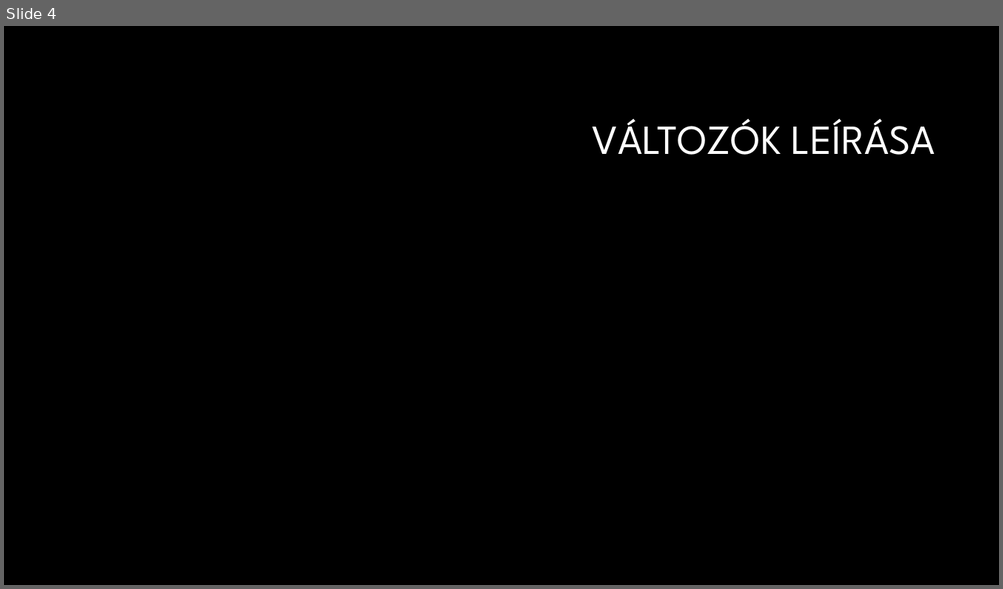
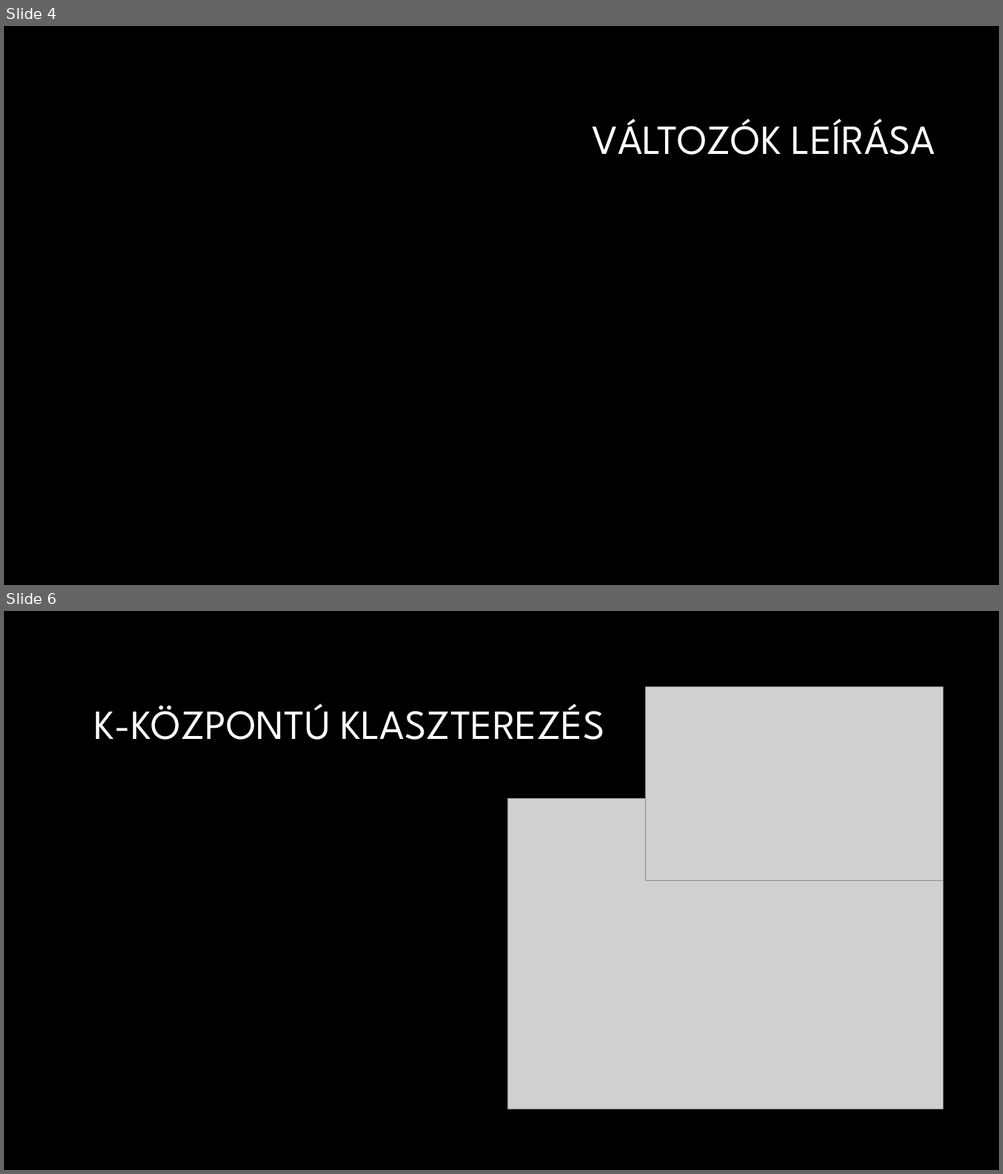
Before and after one commit to DLeves/TobbvaltPet, a slide deck: Prezi.pptx. Shown one above the other, each under a label of ours: slide 4 before the commit, slides 4 and 6 after it; the slides between them are not shown. The pictures are 1003x589 and 1003x1174 pixels, drawn with LibreOffice and Linux fonts; fonts in the diff are those of the drawing; grey boxes stand for pictures; background and template pictures are left out. Boxes give left, top, right and bottom in pixels: in the first picture for what was removed or moved away, otherwise in the second. Text is boxed around its words. In the diff, an @@ line names an element or a change of style, - is before the commit and + after.

```diff
--- a/Prezi.pptx
+++ b/Prezi.pptx
@@ slide 6 added at [4, 611, 999, 1170], background #000000 @@
@@ picture added at [646, 687, 943, 881] @@
@@ title added at [94, 703, 605, 740], 40 pt, text #FFFFFF @@
+K-KÖZPONTÚ KLASZTEREZÉS
@@ picture added at [508, 799, 942, 1111] @@
```
Also in this commit, not shown: 3 slides changed, 4 other slides added, 2 slides removed.
